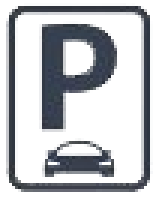
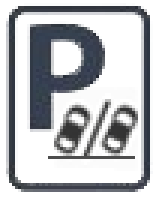
Revision of a layered 156×198 image; what changed, layer by layer:
added layer "Shape 1" above "Layer 3" over [48, 156, 135, 159]
added layer "Layer 3" above "Layer 4" over [54, 87, 138, 171]
added layer "Layer 4" above "Layer 2" over [27, 21, 105, 132]
painted on "Layer 2" over [27, 21, 138, 177]
removed layer "Layer 1" over [27, 21, 138, 177]
